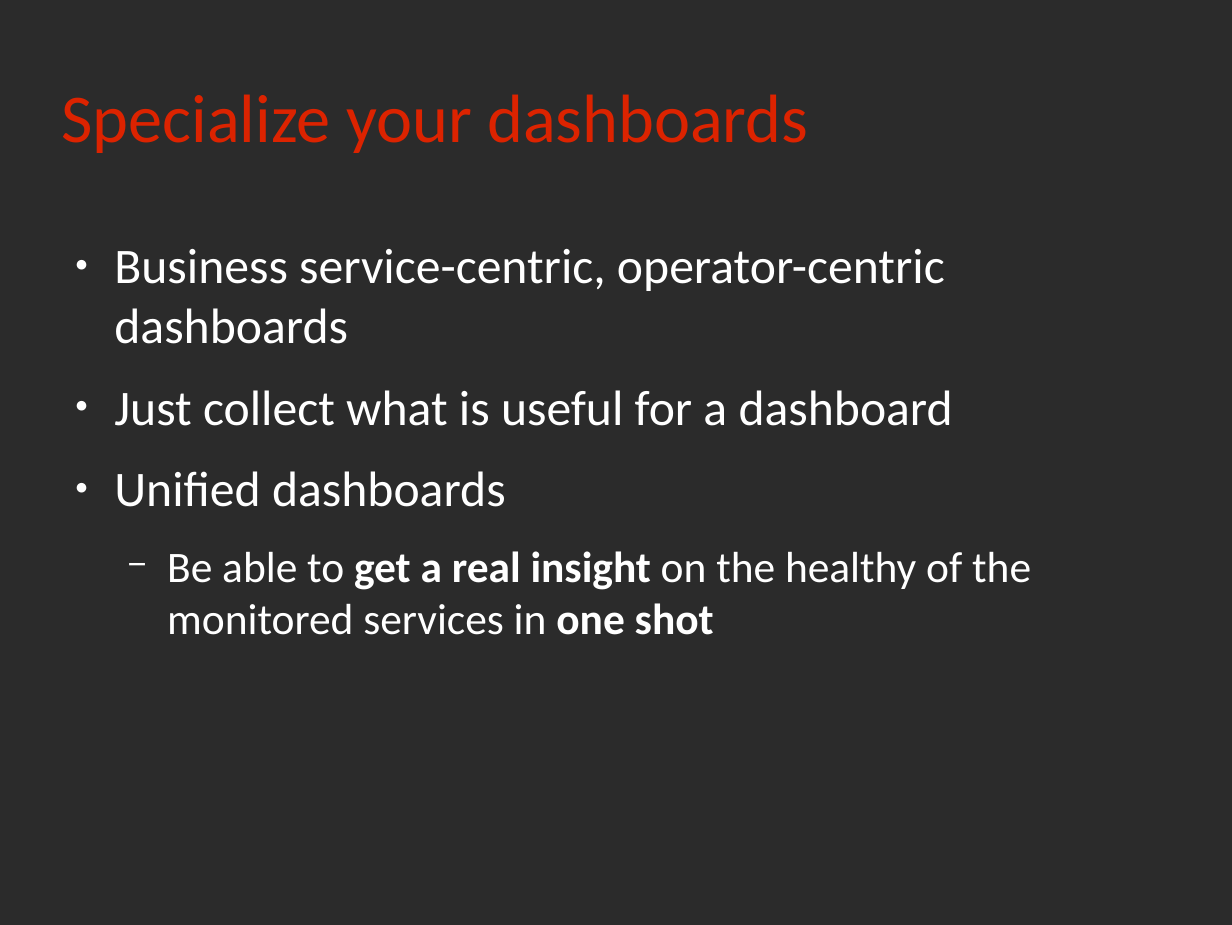
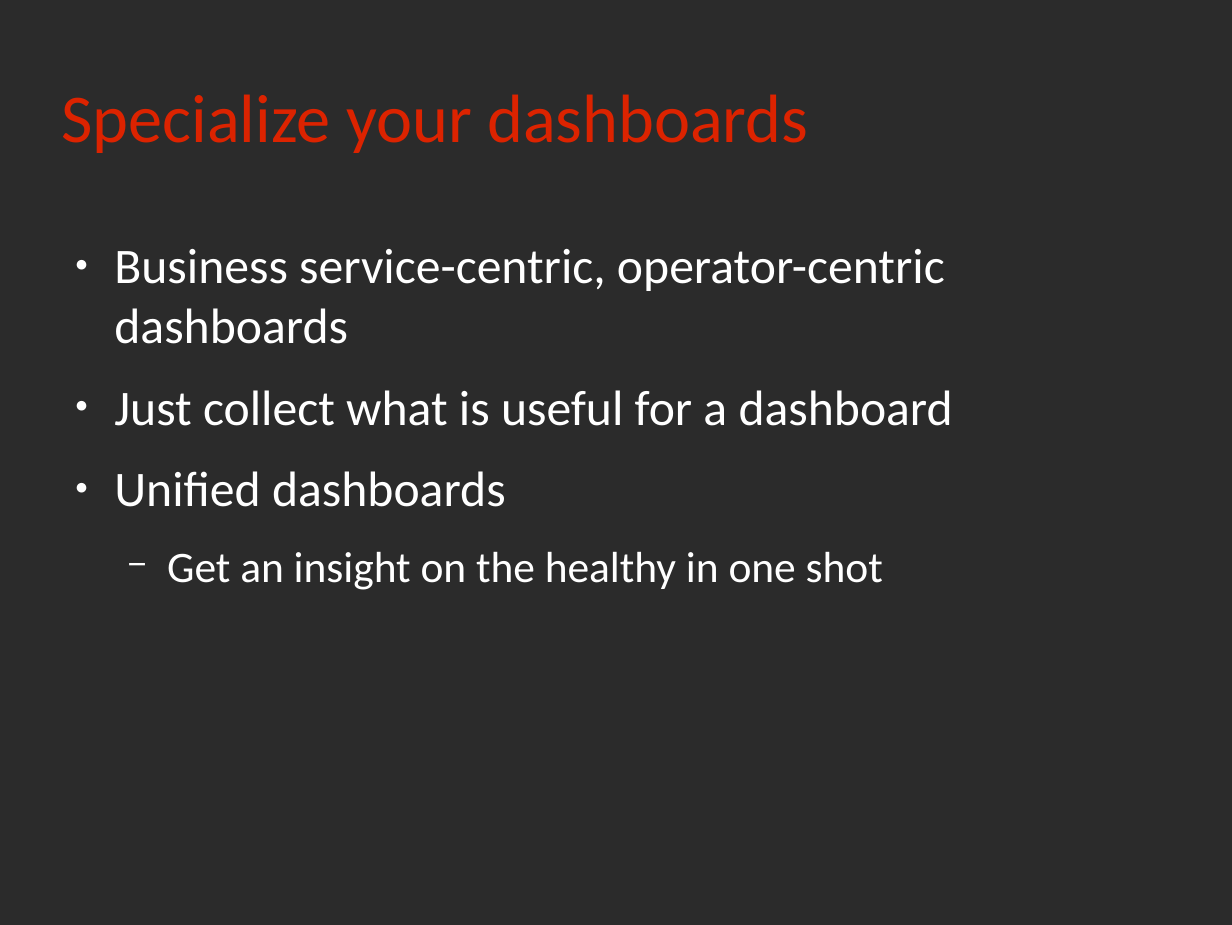
Before and after one commit to rchakode/realopinsight, a slide deck: slide 16 of doc/talks/rmll-2013.odp (slide 13 before the commit). Drawn at 1232x925 pixels with LibreOffice and Linux fonts; fonts in the diff are those of the drawing; background and template pictures are left out; a plain dark background stands for a picture behind light text. Boxes give left, top, right and bottom in pixels: in the first picture for what was removed or moved away, otherwise in the second. Text is boxed around its words. In the diff, an @@ line names an element or a change of style, - is before the commit and + after.

```diff
--- a/doc/talks/rmll-2013.odp
+++ b/doc/talks/rmll-2013.odp
@@ text at <box>167,551,883,590</box>: text changed @@
-  − Be able to get a real insight on the healthy of the monitored services in one shot
+  − Get an insight on the healthy in one shot
```
Also in this commit, not shown: 15 other slides changed, 1 slide added.
